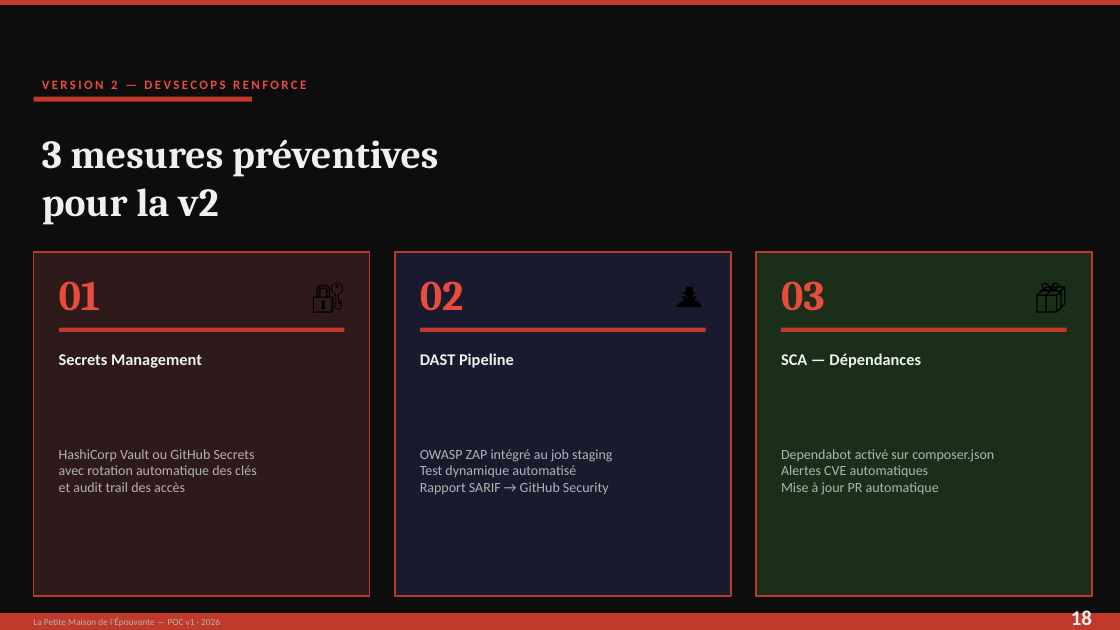
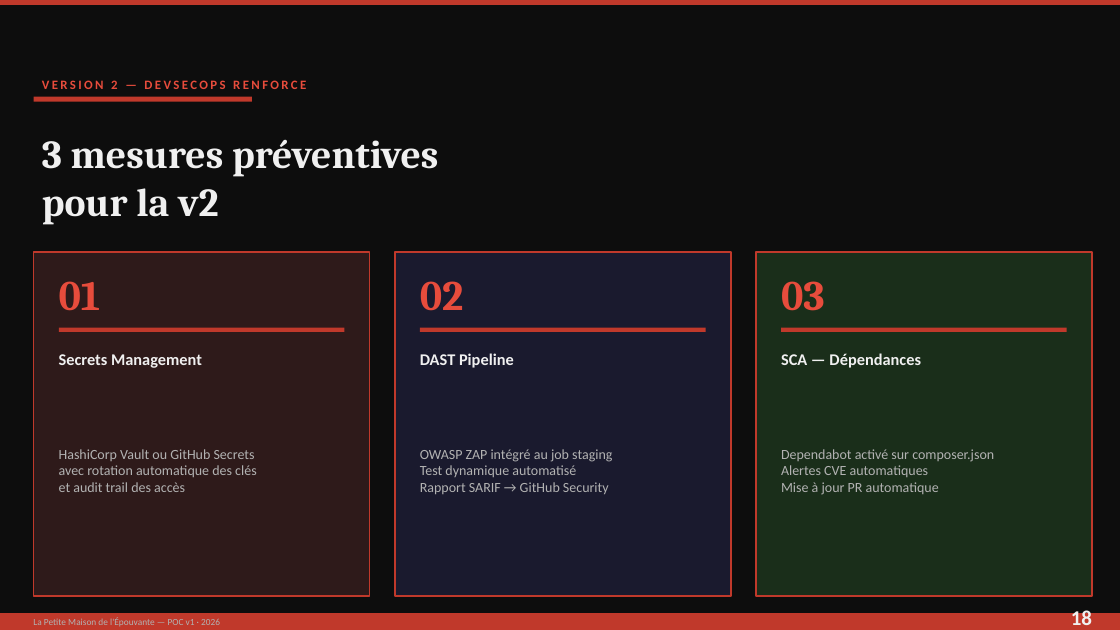
Before and after one commit to Brok3nWings/lpmde, a slide deck: slide 18 of presentation-LPMDE.pptx. Drawn at 1120x630 pixels with LibreOffice and Linux fonts; fonts in the diff are those of the drawing. Boxes give left, top, right and bottom in pixels: in the first picture for what was removed or moved away, otherwise in the second. Text is boxed around its words. In the diff, an @@ line names an element or a change of style, - is before the commit and + after.

```diff
--- a/presentation-LPMDE.pptx
+++ b/presentation-LPMDE.pptx
@@ text removed at (x1=269, y1=260, x2=353, y2=328) @@
-🔐
@@ text removed at (x1=630, y1=260, x2=714, y2=328) @@
-🕵️
@@ text removed at (x1=991, y1=260, x2=1075, y2=328) @@
-📦
```
Also in this commit, not shown: 9 other slides changed, 1 slide added, 1 slide removed, 2 other files.
